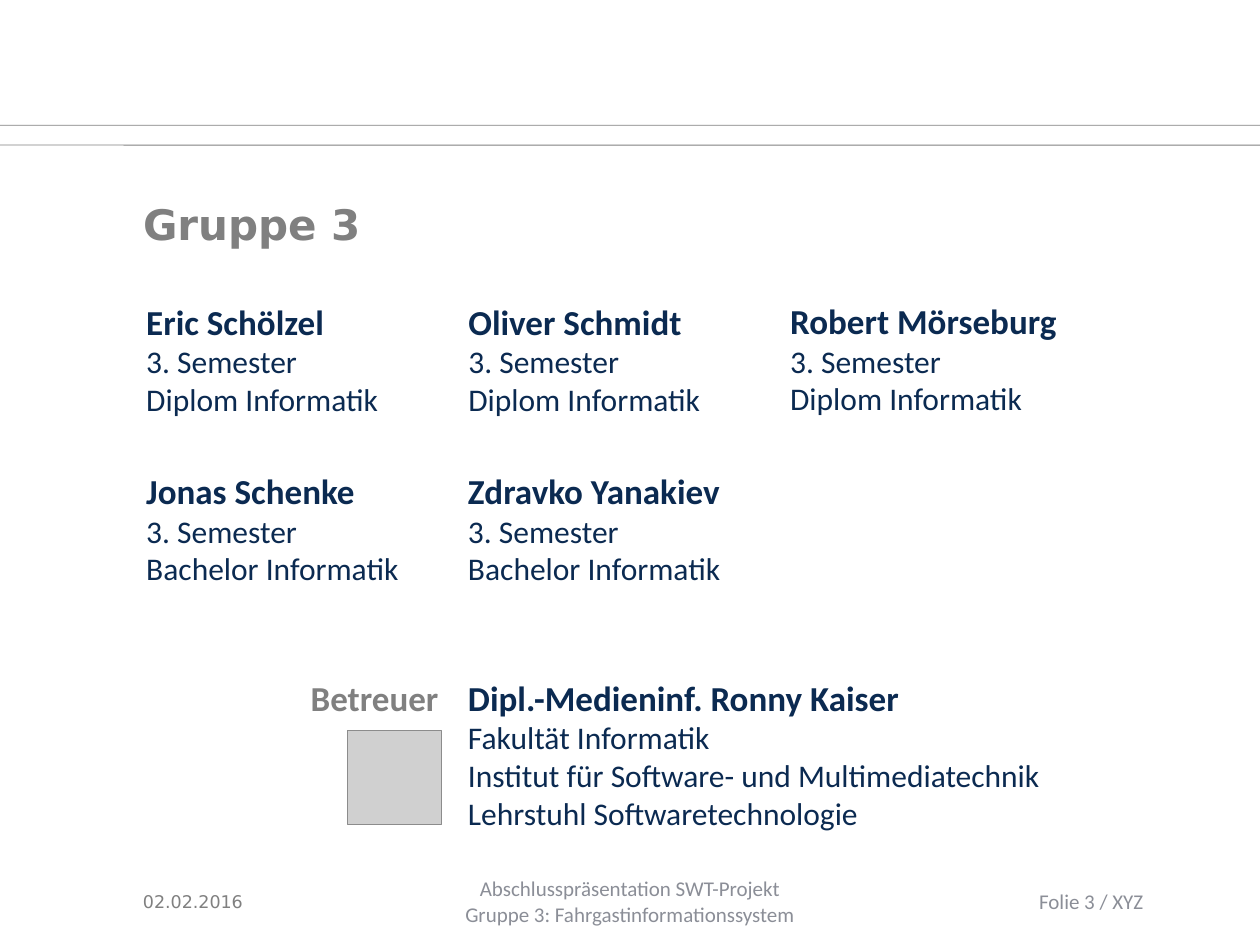
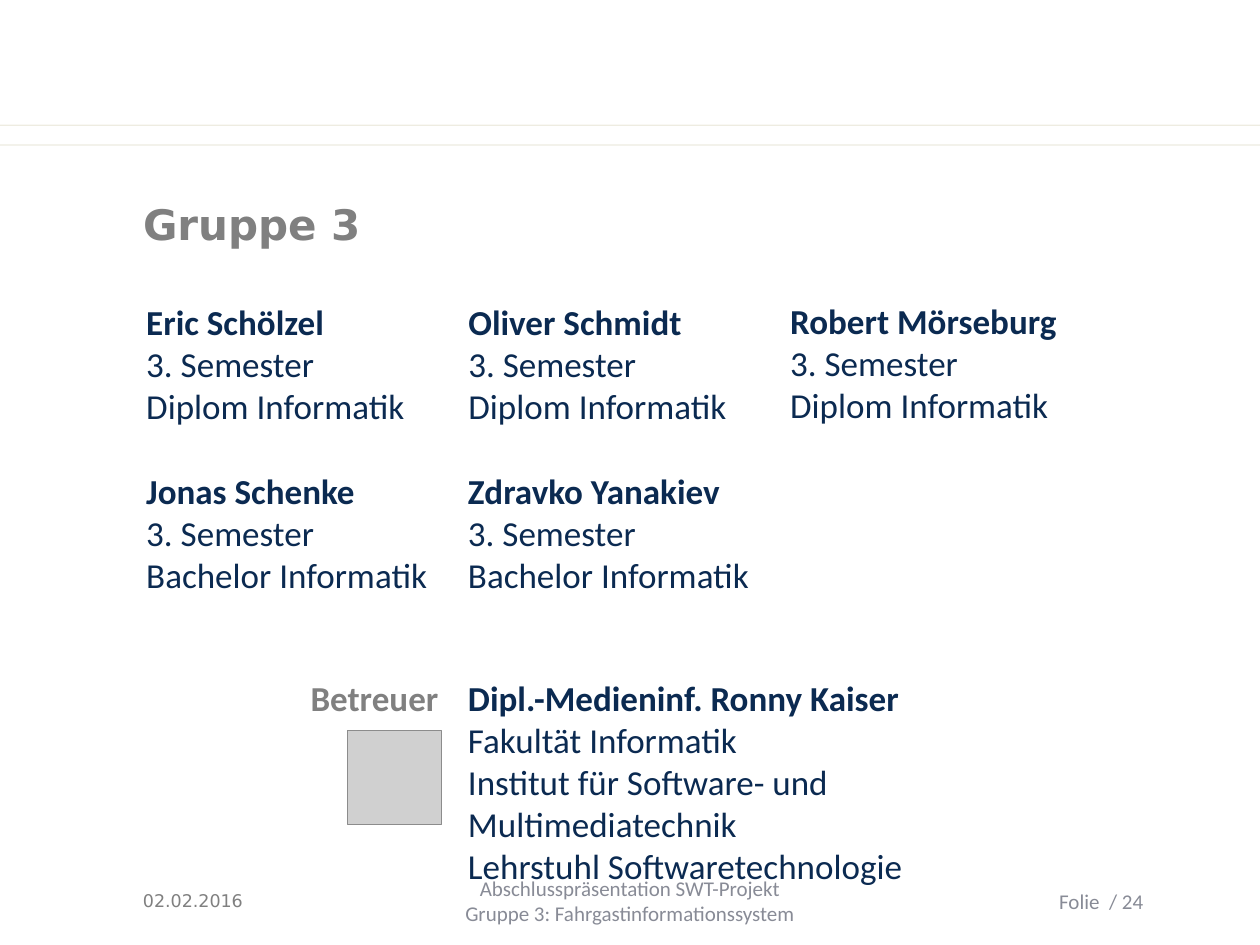
Before and after one commit to Juu98/fahrgastinformationssystem, a slide deck: slide 3 of organisation/Endpräsentation/abschlusspraesentation_aufgabenstlg._ooa_kaputt.pptx. Drawn at 1260x945 pixels with LibreOffice and Linux fonts; fonts in the diff are those of the drawing; grey boxes stand for pictures; background and template pictures are left out. Boxes give left, top, right and bottom in pixels: in the first picture for what was removed or moved away, otherwise in the second. Text is boxed around its words. In the diff, an @@ line names an element or a change of style, - is before the commit and + after.

```diff
--- a/organisation/Endpräsentation/abschlusspraesentation_aufgabenstlg._ooa_kaputt.pptx
+++ b/organisation/Endpräsentation/abschlusspraesentation_aufgabenstlg._ooa_kaputt.pptx
@@ line (0, 125) - (1260, 125): stroke #808080 0.51 pt to #EEECE1 0.74 pt @@
@@ line (0, 145) - (1260, 145): stroke #808080 0.51 pt to #EEECE1 0.74 pt @@
@@ text at (146, 354, 405, 425): size 18 to 20 pt in "3. Semester", "Diplom Informatik" @@
@@ text at (468, 354, 727, 425): size 18 to 20 pt in "3. Semester", "Diplom Informatik" @@
@@ text at (790, 353, 1049, 424): size 18 to 20 pt in "3. Semester", "Diplom Informatik" @@
@@ text at (146, 523, 427, 589): size 18 to 20 pt in "3. Semester", "Bachelor Informatik" @@
@@ text at (468, 523, 749, 589): size 18 to 20 pt in "3. Semester", "Bachelor Informatik" @@
@@ text at (468, 728, 902, 888): size 18 to 20 pt in "Fakultät Informatik", "Institut für Software- und Multimediatechnik", "Lehrstuhl Softwaretechnologie" @@
@@ text "Abschlusspräsentation SWT-Projekt" at (465, 879, 794, 925): text colour #8B8E97 to #888B96 @@
@@ text at (1059, 894, 1143, 909): text changed; text colour #8B8E97 to #888B96 @@
-Folie 3 / XYZ
+Folie / 24
```
Also in this commit, not shown: 13 other slides changed, 10 slides added.
